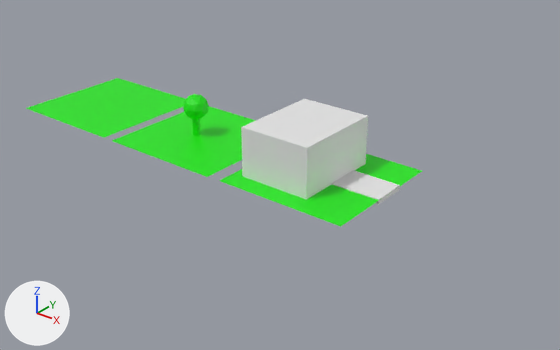
The Blender file Accropoly/Assets/Ressources/Blender/tiles.blend: old version first, new version second.
Camera for both pictures: a camera (50 mm lens) standing at (9.93, -7.86, 4.66) and looking at (3.57, 0.09, -0.27). Lighting does not change. The marker at lower left points along +X, +Y and +Z.

Objects in the first picture: 'Cube', 'Cube.001', 'Forest', 'House', 'Plains'.
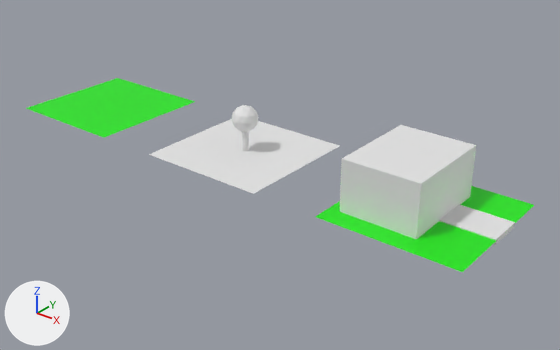
The change, as a diff of the scene's bpy script:
```diff
--- a/Accropoly/Assets/Ressources/Blender/tiles.blend.py
+++ b/Accropoly/Assets/Ressources/Blender/tiles.blend.py
@@ me_cylinder @@
 me_cylinder.from_pydata(...)  # 110 vertices, 115 faces; spans x -13.5..19.1, y -16.4..16.3, z -1.0..1.7
 # used by ob_forest; location = (2.0, 0.0, 0.18); scale = (0.0613, 0.0613, 0.266)
 # verts and faces of me_cylinder; kept vertices keep their numbers, new ones are numbered from 110
 # before: 64 (-13.5, -16.4, -0.7) at pixel (111, 140), 65 (19.1, -16.4, -0.7) at pixel (207, 176), 66 (-13.5, 16.3, -0.7), 67 (19.1, 16.3, -0.7)
-me_cylinder.materials.append(mat_grass_001)  # green #14e700
+# me_cylinder part 1: a new loose piece, a 32-sided cylinder along z spanning x -0.05..0.05, y -0.05..0.05, z 0.0..0.5
+# me_cylinder part 2: a new loose piece, an icosphere of 80 faces spanning x -0.19..0.19, y -0.2..0.2, z 0.3..0.7
+# me_cylinder part 3: the loose piece of 64 vertices spanning x -1.0..1.0, y -1.0..1.0, z -1.0..1.0 is deleted
+# me_cylinder part 4: the loose piece of 42 vertices spanning x -2.9..3.2, y -3.2..3.2, z 0.3..1.7 is deleted
+# me_cylinder part 5
+delete_vertices([*range(64, 68)])  # with the faces that use them
+# me_cylinder part 6
+verts[110] = (-1.0, -1.0, 0.0)  # pixel (148, 154)
+verts[111] = (1.0, -1.0, 0.0)  # pixel (253, 193)
+verts[112] = (-1.0, 1.0, 0.0)
+verts[113] = (1.0, 1.0, 0.0)  # pixel (340, 145)
+faces += [(110, 111, 113, 112)]
@@ ob_house @@
 ob_house = bpy.data.objects.new('House', me_plane_004)
-ob_house.location = (4.386, 0.0, 0.0)
+ob_house.location = (6.0, 0.0, 0.0)
@@ ob_forest @@
 ob_forest = bpy.data.objects.new('Forest', me_cylinder)
-ob_forest.location = (2.0, 0.0, 0.18)
-ob_forest.scale = (0.0613, 0.0613, 0.266)
+ob_forest.location = (3.0, 0.0, 0.0)
```

Location of each change, (x1, y1, x2, y2) in pixels of the pictures (560 x 350 px):
'Cube', moved
    before: (241, 99, 368, 199)
    after: (340, 125, 476, 239)
'Forest', reshaped, moved, rescaled
    before: (112, 94, 256, 177)
    after: (149, 105, 339, 194)
'House', moved
    before: (220, 154, 422, 226)
    after: (316, 186, 534, 272)
'Cube.001', moved
    before: (332, 170, 400, 204)
    after: (439, 204, 515, 245)
part 1 of me_cylinder, added
    after: (242, 131, 249, 151)
part 2 of me_cylinder, added
    after: (232, 105, 259, 132)
part 3 of me_cylinder, deleted
    before: (192, 119, 201, 136)
part 4 of me_cylinder, deleted (green)
    before: (183, 94, 209, 120)
part 5 of me_cylinder, deleted (green)
    before: (112, 106, 256, 177)
part 6 of me_cylinder, added
    after: (149, 119, 339, 194)
